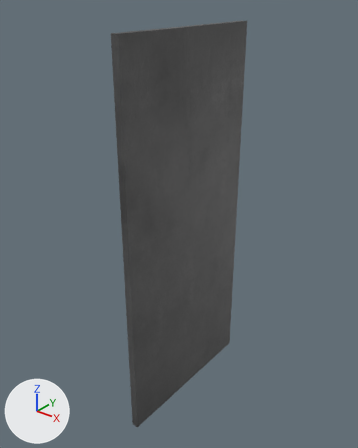
What one commit did to the FBX model PennVR_2025/Assets/STUDENT_Imports/Building 03/20251014_Building03_top unit_door1.fbx.
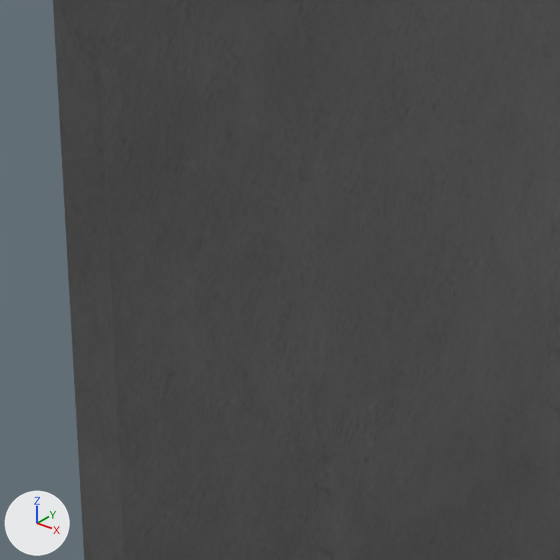
Old and new are each drawn whole from a 50 mm lens placed at (13.2, 4.83, 11.96), pointed at (11.72, 6.68, 10.81) and again close up on the part from 32% to 53% of the width and 53% to 70% of the height. The lights are fixed; the arrows at lower left show +X, +Y and +Z. The last two pictures show the newer version. Where no turn or scale is listed for an object, it has been applied to the vertices.
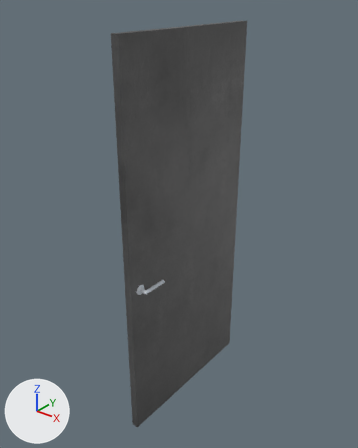
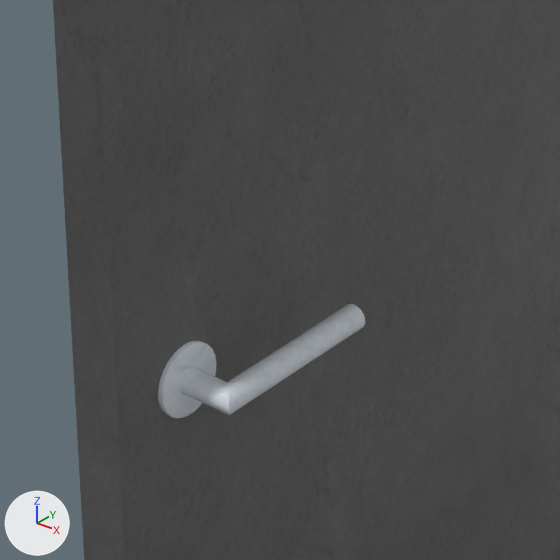
Pixel boxes (x1, y1, x2, y2) of what changed, in the close-ups (560 x 560 px):
'DoorHandle3_2', added: after (158, 304, 365, 418)

The edits, one by one:
Picture 'DoorHandle3Albedo.png' (img_doorhandle3albedo_png) is new.
Material 'DoorHandle3 (1)' (mat_doorhandle3__1) is new.
Its texture is img_doorhandle3albedo_png.
Its roughness is 0.0.
Mesh me_doorhandle3_2 is new.
It has 385 vertices, 383 faces and spans x 11.785..11.832, y 6.272..6.426, z 10.594..10.647.
It uses material mat_doorhandle3__1 (picture img_doorhandle3albedo_png).
Object 'DoorHandle3_2' (ob_doorhandle3_2) is new; it shows me_doorhandle3_2.
Its location is (0.0, 0.0, 0.0).
